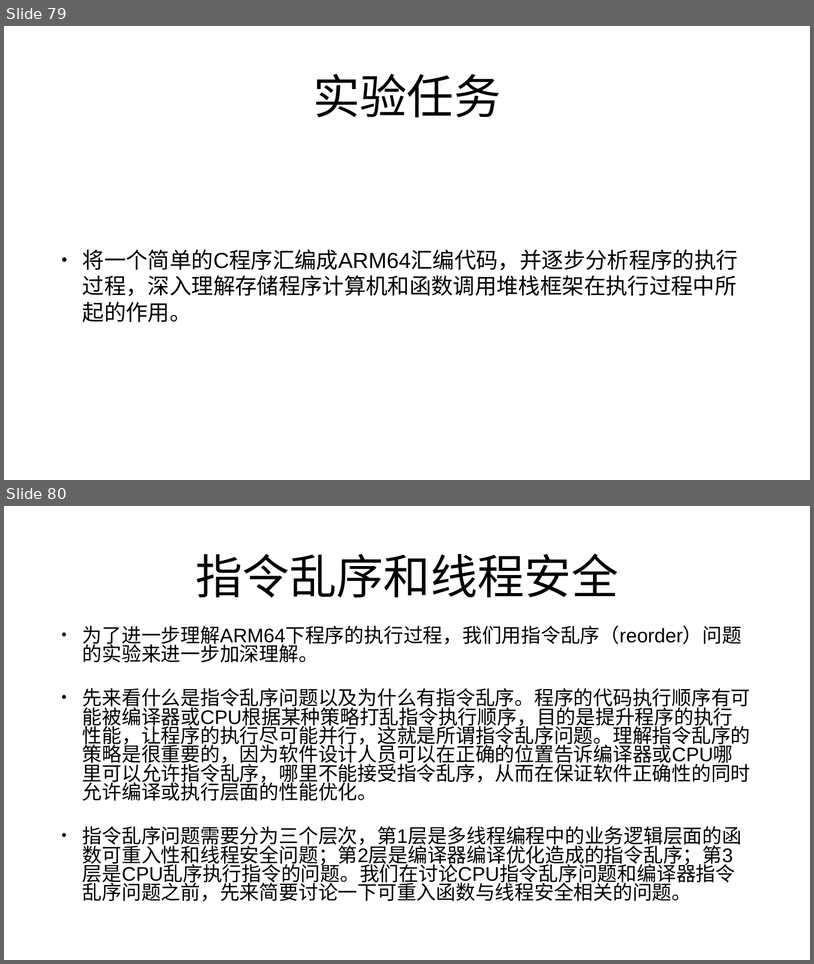
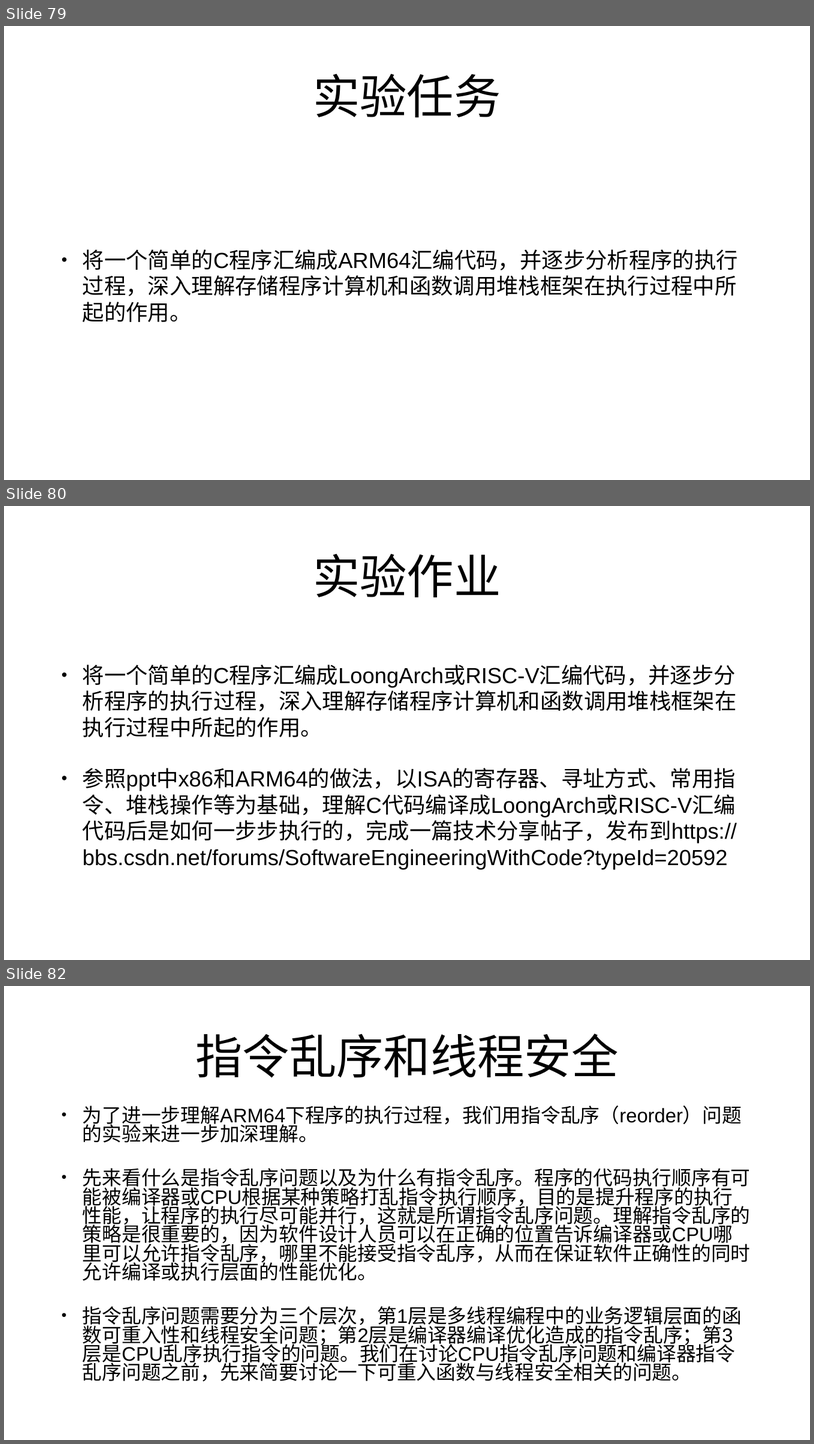
Before and after one commit to mengning/linuxkernel, a slide deck: ppt/2-计算机系统的基本工作原理.pptx. Shown one above the other, each under a label of ours: slides 79 and 80 before the commit, slides 79, 80 and 82 after it; the slides between them are not shown. The pictures are 814x964 and 814x1444 pixels, drawn with LibreOffice and Linux fonts; fonts in the diff are those of the drawing. Boxes give left, top, right and bottom in pixels: in the first picture for what was removed or moved away, otherwise in the second. Text is boxed around its words. In the diff, an @@ line names an element or a change of style, - is before the commit and + after.

```diff
--- a/ppt/2-计算机系统的基本工作原理.pptx
+++ b/ppt/2-计算机系统的基本工作原理.pptx
@@ slide 80 added at <box>4,506,810,960</box>, background #FFFFFF @@
@@ title added at <box>313,553,501,598</box>, 112 pt, text #000000 @@
+实验作业
@@ text added at <box>83,664,737,870</box>, 52 pt, text #000000 @@
+• 将一个简单的C程序汇编成LoongArch或RISC-V汇编代码，并逐步分析程序的执行过程，深入理解存储程序计算机和函数调用堆栈框架在执行过程中所起的作用。
+• 参照ppt中x86和ARM64的做法，以ISA的寄存器、寻址方式、常用指令、堆栈操作等为基础，理解C代码编译成LoongArch或RISC-V汇编代码后是如何一步步执行的，完成一篇技术分享帖子，发布到https://bbs.csdn.net/forums/SoftwareEngineeringWithCode?typeId=20592
@@ what was slide 80 is now slide 82 @@
```
Also in this commit, not shown: 1 other slide added, 1 other file.
